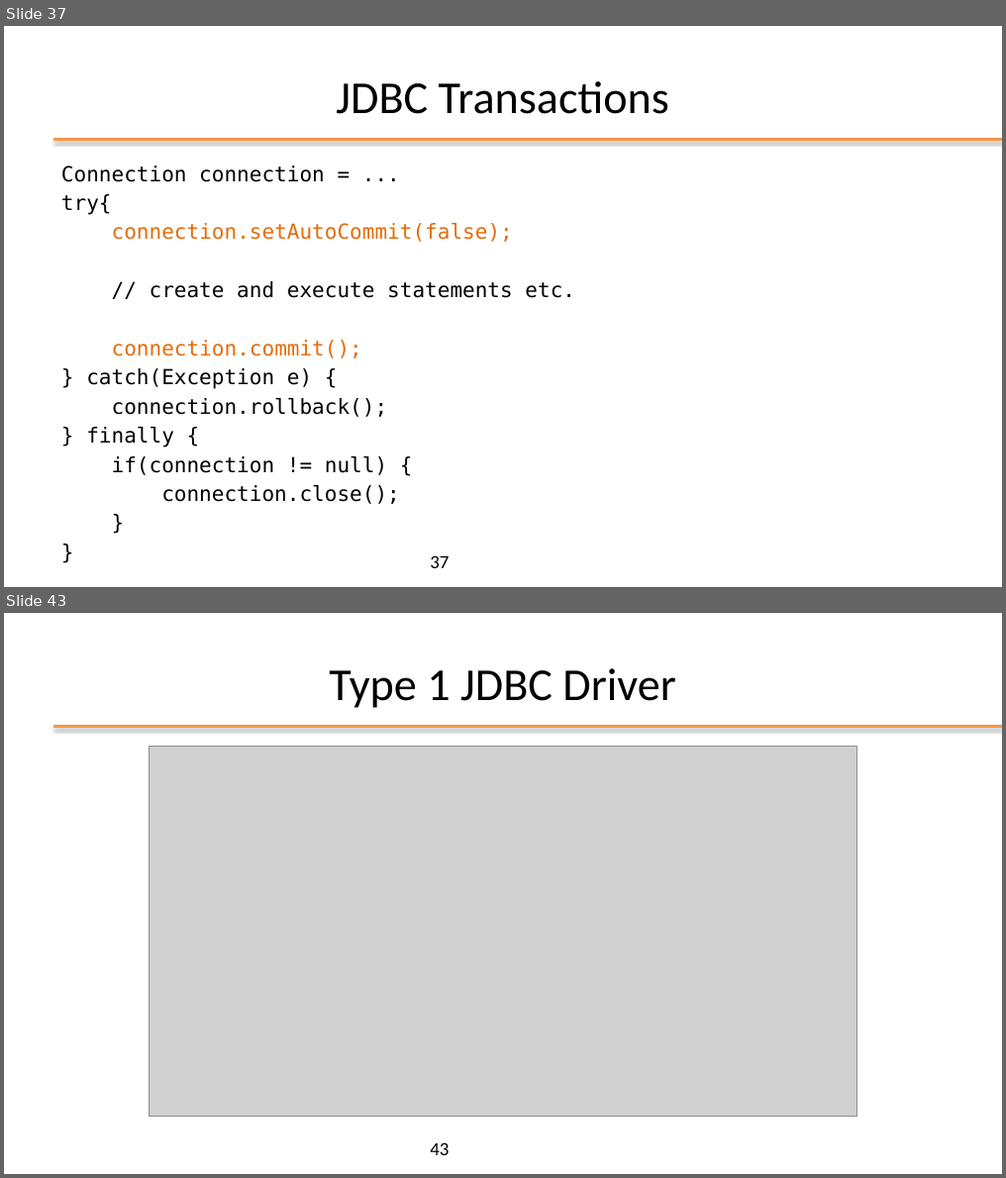
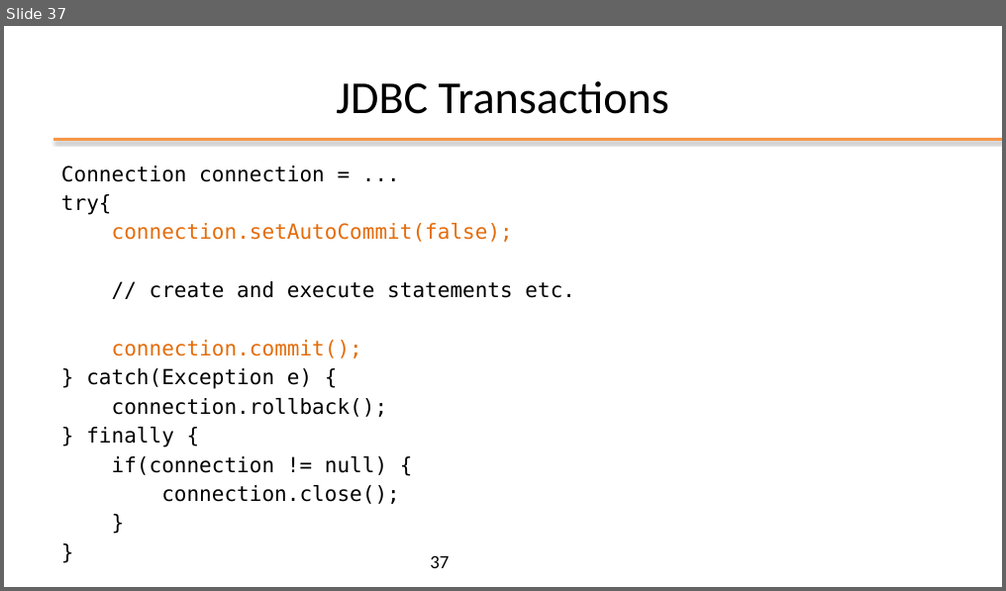
Before and after one commit to nbicocchi/learn-java-core, a slide deck: assets/slides/P2 - Java Data Access (JDBC).pptx. Shown one above the other, each under a label of ours: slides 37 and 43 before the commit, slide 37 after it; the slides between them are not shown. The pictures are 1006x1178 and 1006x591 pixels, drawn with LibreOffice and Linux fonts; fonts in the diff are those of the drawing; grey boxes stand for pictures; background and template pictures are left out. Boxes give left, top, right and bottom in pixels: in the first picture for what was removed or moved away, otherwise in the second. Text is boxed around its words. In the diff, an @@ line names an element or a change of style, - is before the commit and + after.

```diff
--- a/assets/slides/P2 - Java Data Access (JDBC).pptx
+++ b/assets/slides/P2 - Java Data Access (JDBC).pptx
@@ slide 43 removed at <box>4,613,1002,1174</box>, background #FFFFFF; not listed: 1 template element that a slide beside it also shows @@
@@ title removed at <box>329,668,676,708</box> @@
-Type 1 JDBC Driver
@@ picture removed at <box>149,747,856,1117</box> @@
@@ page number removed at <box>430,1143,449,1156</box> @@
-43
```
Also in this commit, not shown: 1 slide changed, 9 other slides removed.
